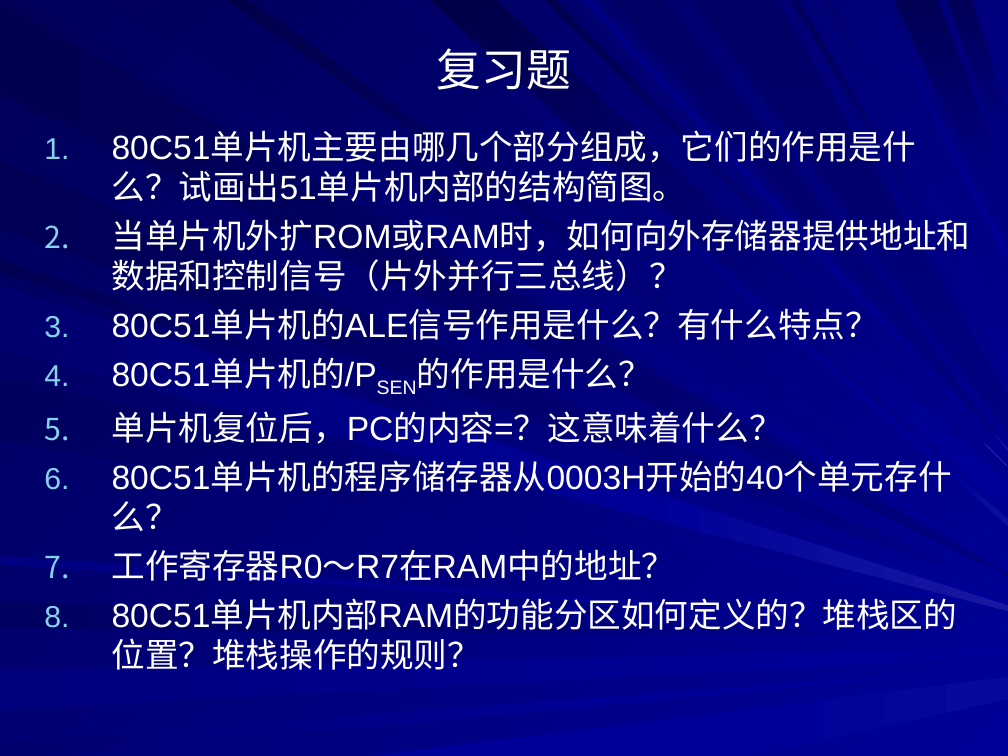
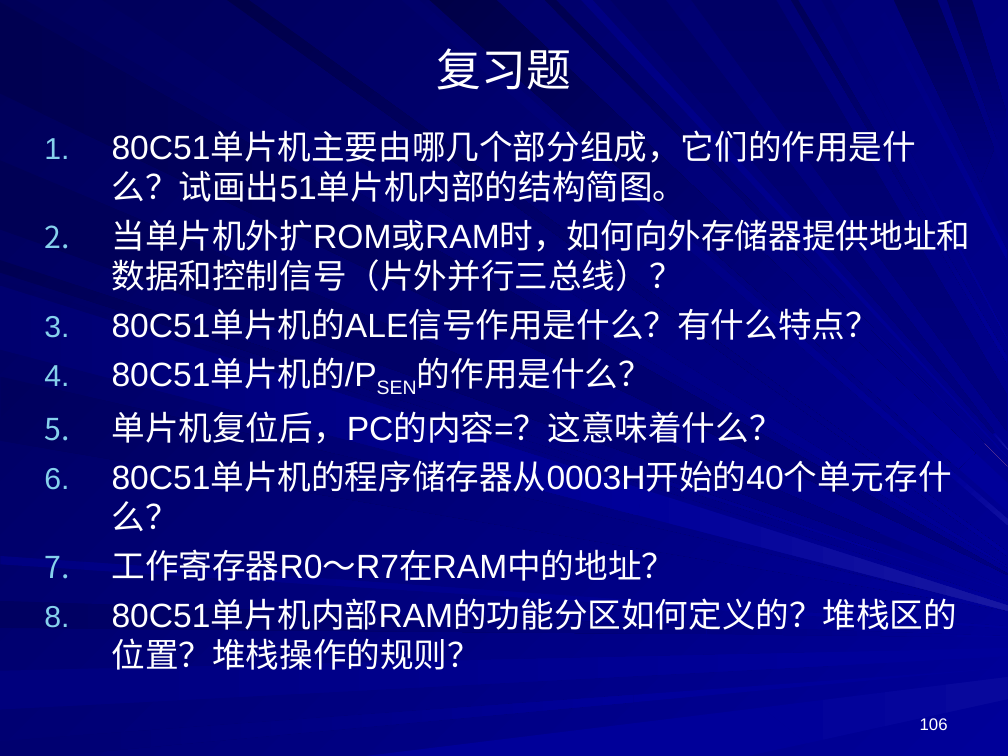
Before and after one commit to rshouc/Microcomputer, a slide deck: slide 106 of PPT/Microcontroller/第2章 51单片机的基本结构.PPT. Drawn at 1008x756 pixels with LibreOffice and Linux fonts; fonts in the diff are those of the drawing. Boxes give left, top, right and bottom in pixels: in the first picture for what was removed or moved away, otherwise in the second. Text is boxed around its words. In the diff, an @@ line names an element or a change of style, - is before the commit and + after.

```diff
--- a/PPT/Microcontroller/第2章 51单片机的基本结构.PPT
+++ b/PPT/Microcontroller/第2章 51单片机的基本结构.PPT
@@ page number added at <box>920,718,948,730</box>, 12 pt, text #FFFFFF @@
+106
```
Also in this commit, not shown: 107 other slides changed, 9 other files.
